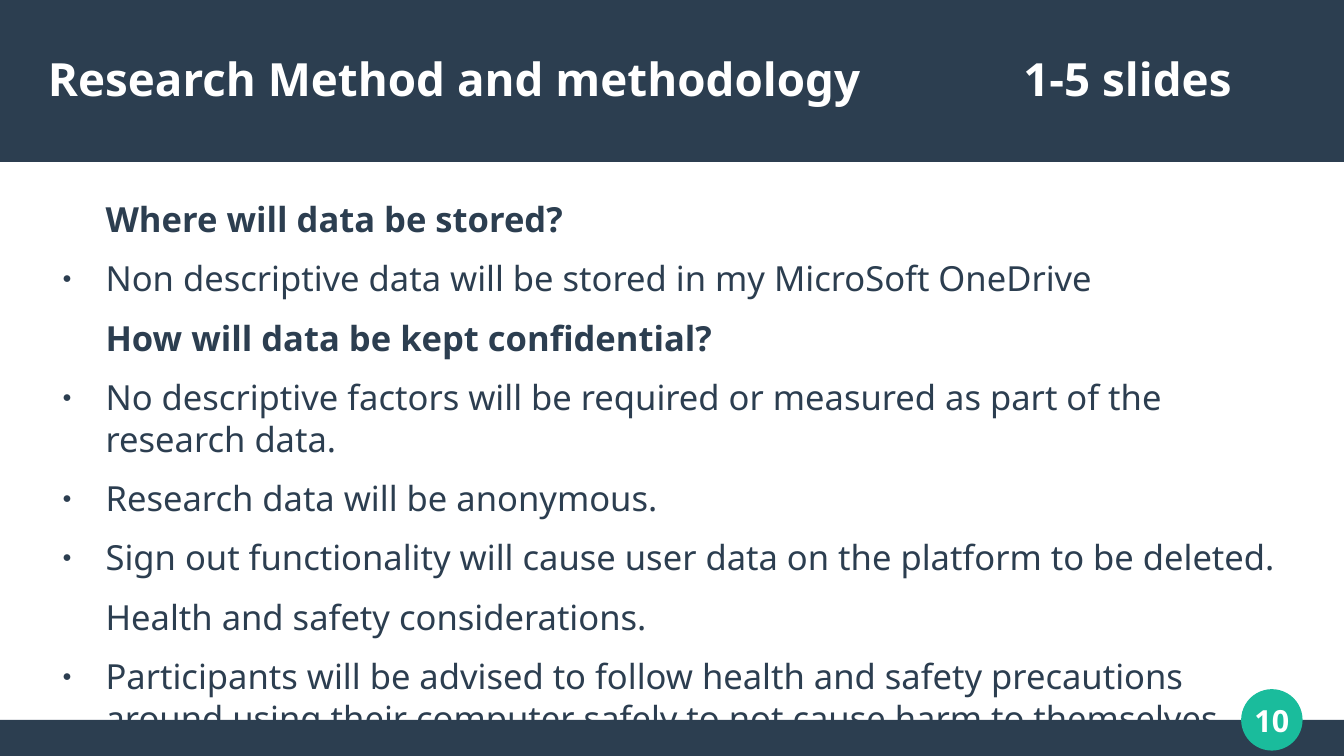
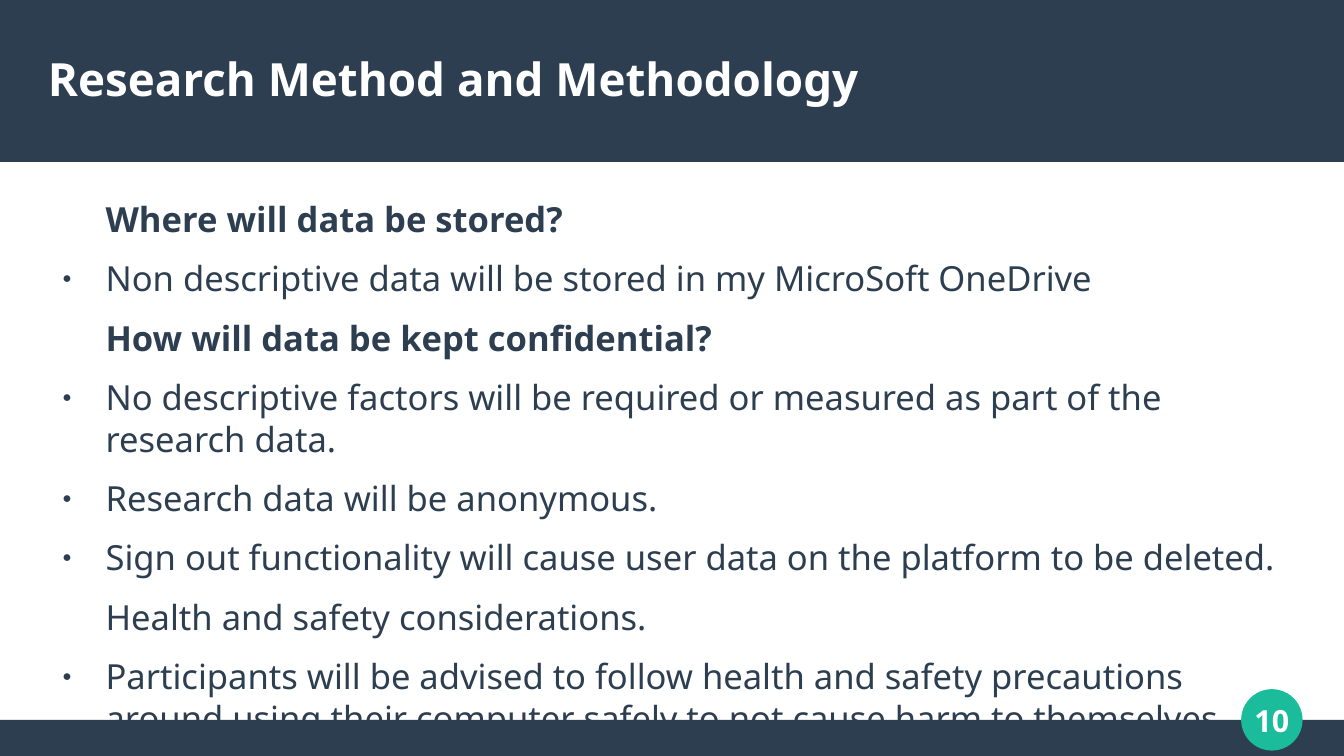
Before and after one commit to dannydaley/myUniSocial, a slide deck: slide 10 of Documentation/COMP320 PRESENTATION.odp. Drawn at 1344x756 pixels with LibreOffice and Linux fonts; fonts in the diff are those of the drawing. Boxes give left, top, right and bottom in pixels: in the first picture for what was removed or moved away, otherwise in the second. Text is boxed around its words. In the diff, an @@ line names an element or a change of style, - is before the commit and + after.

```diff
--- a/Documentation/COMP320 PRESENTATION.odp
+++ b/Documentation/COMP320 PRESENTATION.odp
@@ title at bbox=[48, 61, 858, 107]: text changed @@
-Research Method and methodology 1-5 slides
+Research Method and Methodology
```
Also in this commit, not shown: 16 other slides changed, 2 other files.
